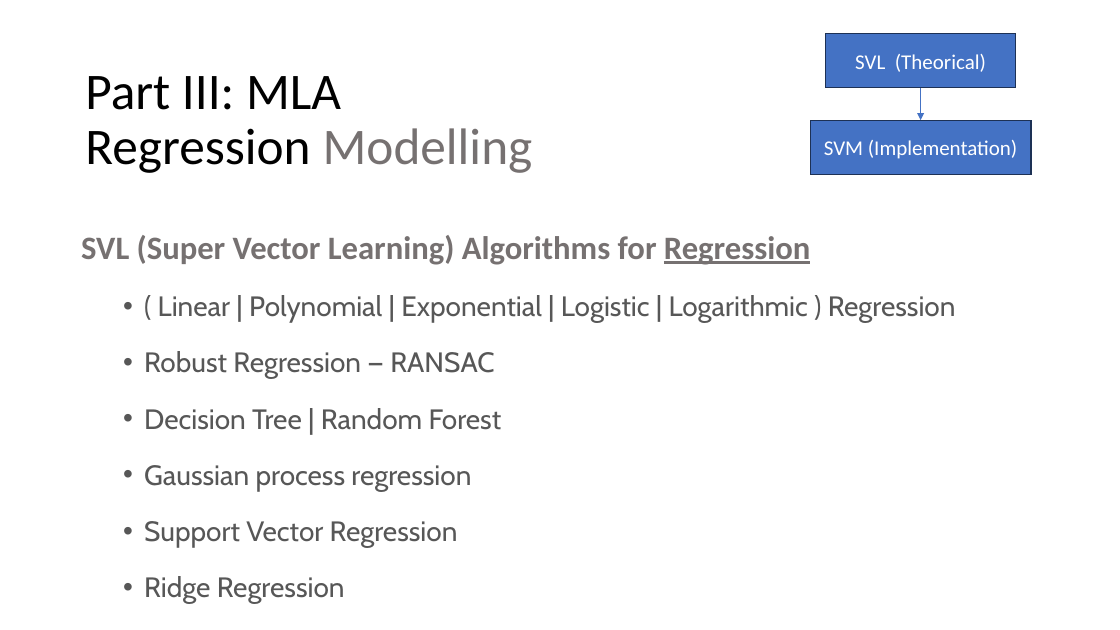
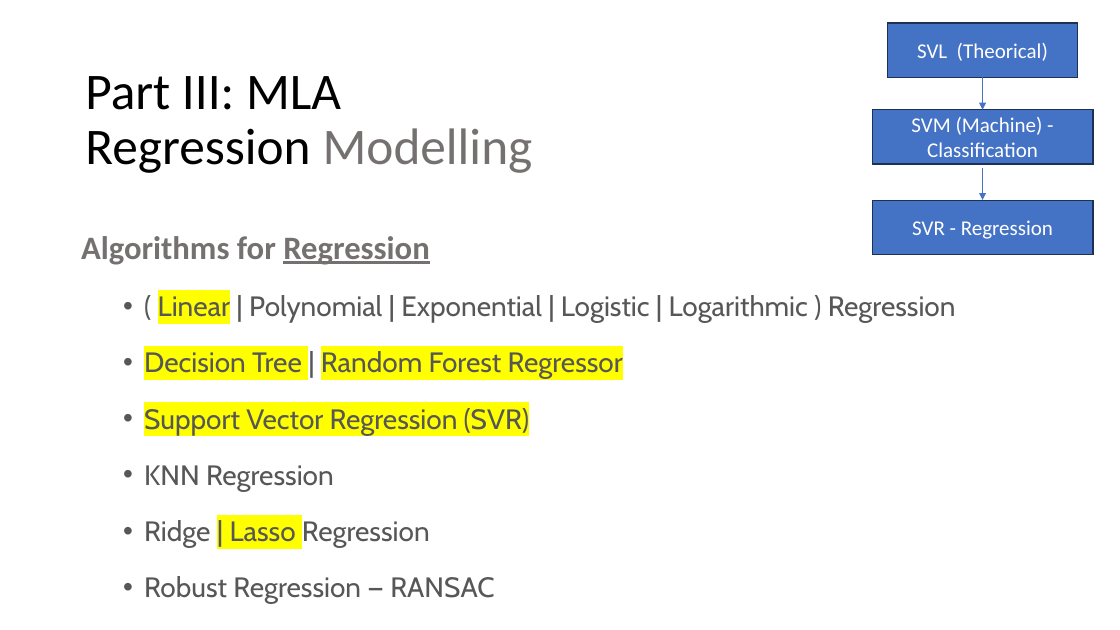
Before and after one commit to luferIPCA/MIA-MLA-25-26, a slide deck: slide 9 of Slides/5 - MIA - MLA -II - Regression.ppsx (slide 7 before the commit). Drawn at 1120x630 pixels with LibreOffice and Linux fonts; fonts in the diff are those of the drawing. Boxes give left, top, right and bottom in pixels: in the first picture for what was removed or moved away, otherwise in the second. Text is boxed around its words. In the diff, an @@ line names an element or a change of style, - is before the commit and + after.

```diff
--- a/Slides/5 - MIA - MLA -II - Regression.ppsx
+++ b/Slides/5 - MIA - MLA -II - Regression.ppsx
@@ 2 rectangles, 1 arrow: place and size @@
-2 rectangles, 1 arrow at (811,34,1032,175)
+2 rectangles, 1 arrow at (872,23,1093,165)
@@ text in rectangle at (911,117,1043,164): text changed @@
-SVM (Implementation)
+SVM (Machine) - Classification
@@ arrow added from (983, 168) to (983, 200), #4472C4 0.5 pt @@
@@ rectangle added at (872,200,1093,255), fill #4472C4, outline #1E3256 1 pt, 18 pt, text #FFFFFF @@
+SVR - Regression
@@ text at (81,236,430,265): text changed @@
-SVL (Super Vector Learning) Algorithms for Regression
+Algorithms for Regression
@@ text at (158,295,956,323): highlight none to #FFFF00 in "Linear" @@
@@ text at (144,351,623,548): paragraphs added @@
+  • Decision Tree | Random Forest Regressor
+  • Support Vector Regression (SVR)
+  • KNN Regression
+  • Ridge | Lasso Regression
@@ text at (144,408,502,604): paragraphs removed @@
-  • Decision Tree | Random Forest
-  • Gaussian process regression
-  • Support Vector Regression
-  • Ridge Regression
```
Also in this commit, not shown: 10 other slides changed, 7 slides added.
